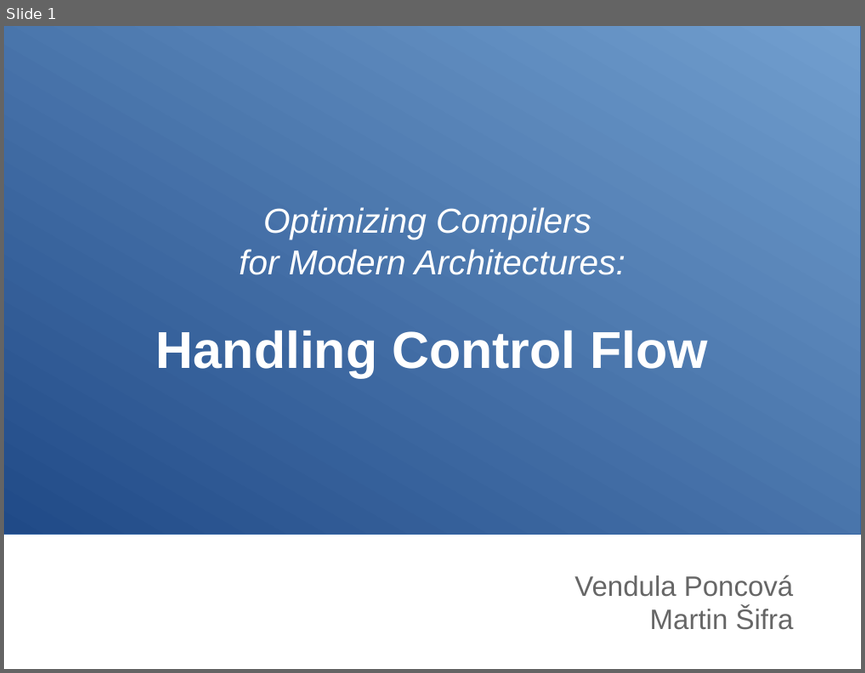
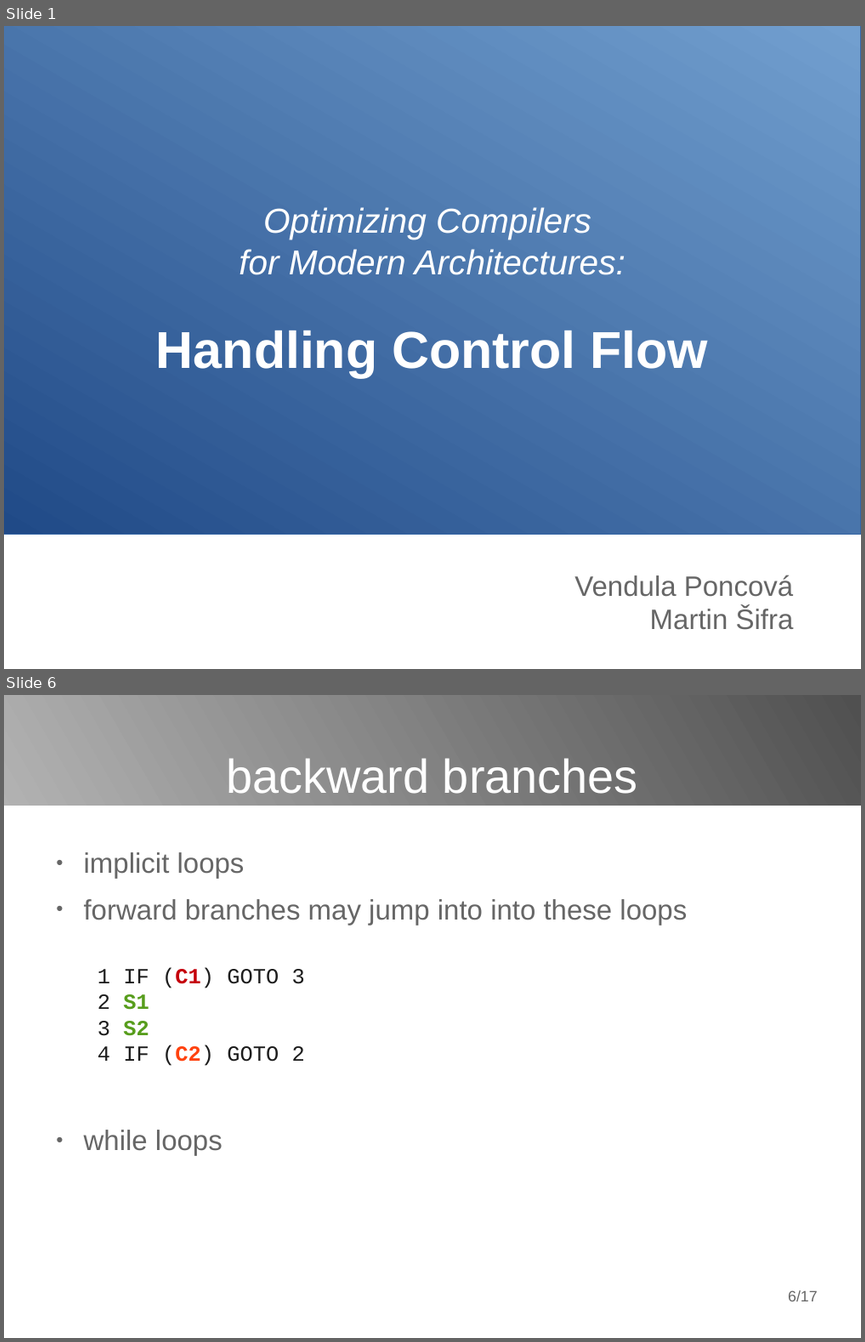
Before and after one commit to poncovka/vype-compiler, a slide deck: presentation/presentation.odp. Shown one above the other, each under a label of ours: slide 1 before the commit, slides 1 and 6 after it; the slides between them are not shown. The pictures are 865x673 and 865x1342 pixels, drawn with LibreOffice and Linux fonts; fonts in the diff are those of the drawing. Boxes give left, top, right and bottom in pixels: in the first picture for what was removed or moved away, otherwise in the second. Text is boxed around its words. In the diff, an @@ line names an element or a change of style, - is before the commit and + after.

```diff
--- a/presentation/presentation.odp
+++ b/presentation/presentation.odp
@@ slide 6 added at bbox=[4, 695, 861, 1338], background #FFFFFF @@
@@ rectangle added at bbox=[4, 695, 861, 805], fill gradient #4C4C4C to #B3B3B3 @@
@@ title added at bbox=[226, 758, 638, 794], 44 pt, text #FFFFFF @@
+backward branches
@@ text added at bbox=[84, 852, 687, 1155], 26 pt, text #666666 @@
+● implicit loops
+● forward branches may jump into into these loops
+● while loops
@@ text added at bbox=[98, 967, 305, 1066], 20 pt, text #1C1C1C @@
+1 IF (C1) GOTO 3
+2 S1
+3 S2
+4 IF (C2) GOTO 2
@@ page number added at bbox=[788, 1290, 817, 1301], 14 pt, text #666666 @@
+6/17
```
Also in this commit, not shown: 4 slides changed, 11 other slides added, 8 slides removed, 1 other file.
